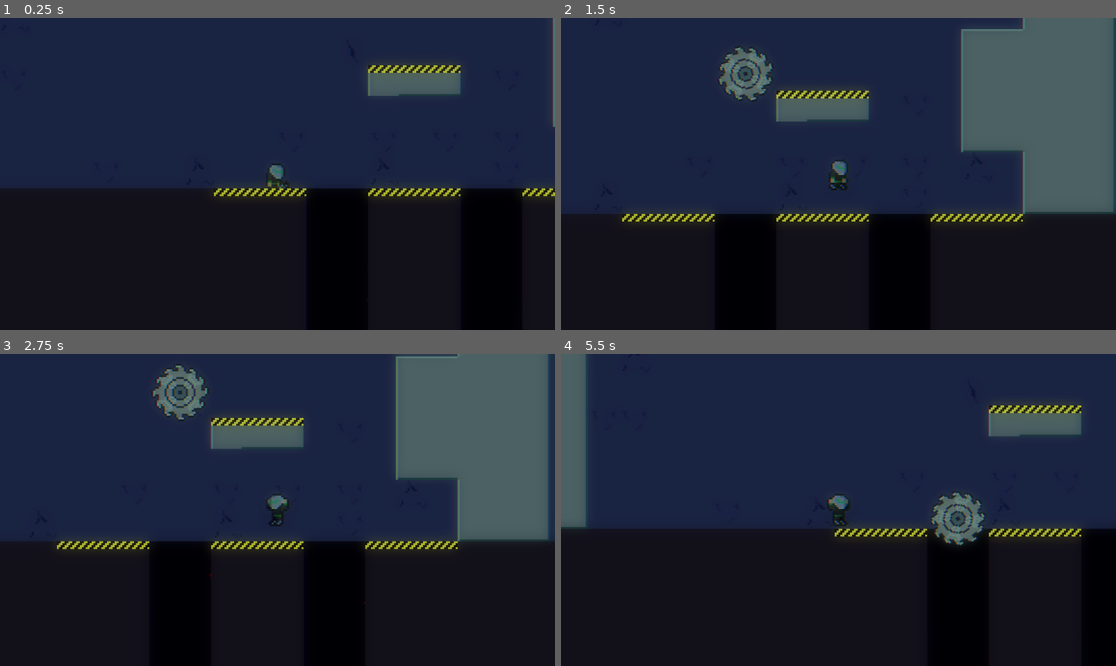
Above: before the commit, frames 1-4 (two rows, left to right).
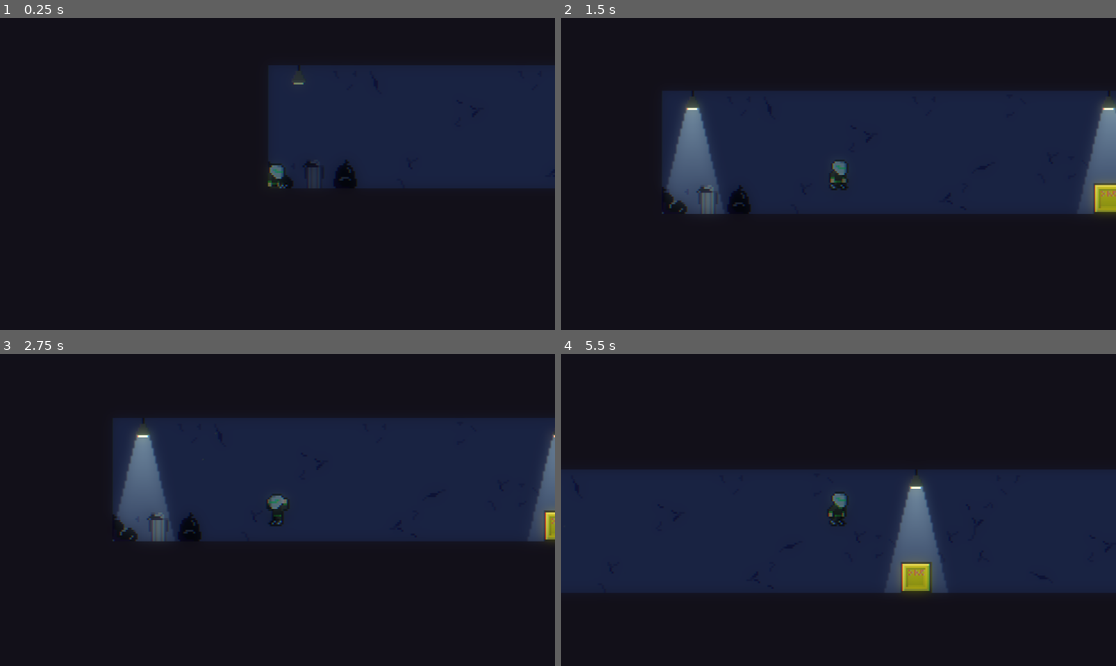
Above: after the commit, the same moments.

Repository: reneelias/Godot-2D-Platformer
Game: Godot game, scene res://Scenes/Level_01.tscn
Same seed, same stepped clock (60 frames per second), same inputs: the game is played once before the commit and once after it.
Inputs:
- Up to frame 1 (0.25 s): no input
- Up to frame 2 (1.5 s): hold Space (Jump) 0.53-1.28 s; hold D (MoveRight) from 0.53 s (still down); tap Space (Jump) at 1.35 s
- Up to frame 3 (2.75 s): tap Space (Jump) at 1.52, 1.82 s; release D (MoveRight) at 2.03 s; hold A (MoveLeft) from 2.03 s (still down); hold Space (Jump) from 2.03 s (still down)
- Up to frame 4 (5.5 s): release A (MoveLeft) at 2.78 s; release Space (Jump) at 2.78 s; hold D (MoveRight) 2.78-4.28 s; tap Space (Jump) at 2.85, 3.02, 3.32, 4.35, 4.52, 4.82 s; hold Space (Jump) 3.53-4.28 s; hold A (MoveLeft) 4.28-5.03 s; hold D (MoveRight) from 5.03 s (still down); hold Space (Jump) from 5.03 s (still down)

The runs differ from the first frame. In frame 1, 37% of the frame differs, in the area x 0-100%, y 0-91%; in frame 2, 44%; in frame 3, 42%; in frame 4, 60%, in the area x 0-100%, y 0-79%.

Commit message:
Player has more control over movement mid-air. Wall jump temporarily inhibits mid-air mobility.

Diff:
--- a/2d-platformer/ObjectScenes/Player.tscn
+++ b/2d-platformer/ObjectScenes/Player.tscn
@@ -629,13 +629,14 @@
 raycasts = NodePath("Raycasts")
 jumpSpeed = 80.0
 frictionSpeedRetention = 0.785
-inAirSpeedScale = 1.0
+inAirSpeedScale = 2.0
 jumpSpeedFrames = 13
 turnSpeedScaler = 0.375
 maxVelX = 100.0
 jumpSpeedScaler = 0.375
 wallJumpSpeed = 150.0
 wallCoyoteFrames = 10
+speedScaleDuration = 0.5
 deathTime = 0.5
 
 [node name="Sprite2D" type="Sprite2D" parent="."]
--- a/2d-platformer/Scenes/Level_01.tscn
+++ b/2d-platformer/Scenes/Level_01.tscn
@@ -876,7 +876,7 @@
 
 [node name="Player" parent="." instance=ExtResource("5_egvei")]
 z_index = 5
-position = Vector2(2865, 7)
+position = Vector2(-27, 8)
 collision_mask = 3
 turnSpeedScaler = 0.1
 playerState = 0
--- a/2d-platformer/Scripts/CharacterController.gd
+++ b/2d-platformer/Scripts/CharacterController.gd
@@ -14,6 +14,7 @@
 @export var frictionSpeedRetention := .25
 ## Ratio of speed when player is in the air compared to when on the ground
 @export var inAirSpeedScale := .5
+var inAirSpeedScale_og
 @export var jumpSpeedFrames := 10
 ## How much velocity scaled down by when turning
 @export var turnSpeedScaler := .5
@@ -45,6 +46,11 @@
 @export var wallHugSpeed := 100.0
 @export var wallCoyoteFrames := 5
 @export var wallJumpAngle := 50.0
+## Temporarily replaces the deafault inAirSpeedScale value immediately after jumping off of a wall
+@export var wallJumpInAirSpeedScale := 1.0
+## Amount of time wallJumpInAirSpeedScale will be applied
+@export var speedScaleDuration := .25
+var speedScaleCounter = 0
 var wallCoyoteFramesCount := 0
 var wallCollision := false;
 
@@ -89,6 +95,7 @@
 
 func _ready():
 	startPos = global_position
+	inAirSpeedScale_og = inAirSpeedScale
 	if playerState == PlayerState.HUNCHED_OVER:
 		animPlayer.play("HunchedOver")
 
@@ -197,7 +204,9 @@
 			wallJumpVec.y = -abs(wallJumpVec.y)
 			velocity = wallJumpVec * wallJumpSpeed
 			wallCoyoteFramesCount = wallCoyoteFrames
+			setWallJumpInAirSpeed()
 			setPlayerState(PlayerState.JUMP, "" if get_wall_normal().x == -inputVelocity.normalized().x  else "WallJump")
+
 	elif Input.is_action_pressed("Jump") and (playerState == PlayerState.JUMP or playerState == PlayerState.CROUCHED) and jumpSpeedFramesCount < jumpSpeedFrames:
 		jumpSpeedFramesCount += 1
 		if playerState == PlayerState.CROUCHED and !Input.is_action_pressed("Down") and !raycasts.crouchRaycastCollision:
@@ -205,6 +214,14 @@
 		var jumpSpeedScalerMod := crouchJumpScaler if playerState == PlayerState.CROUCHED else 1.0
 		velocity -= Vector2(0, jumpSpeed * jumpSpeedScaler * jumpSpeedScalerMod * cos(float(jumpSpeedFramesCount)/jumpSpeedFrames * PI/2))
 
+func setWallJumpInAirSpeed():
+	inAirSpeedScale = wallJumpInAirSpeedScale
+	speedScaleCounter += 1
+	await get_tree().create_timer(speedScaleDuration).timeout
+	speedScaleCounter -= 1
+	if speedScaleCounter == 0:
+		inAirSpeedScale = inAirSpeedScale_og
+
 
 func setPlayerState(state : PlayerState, animName : String = ""):
 	playerState = state
